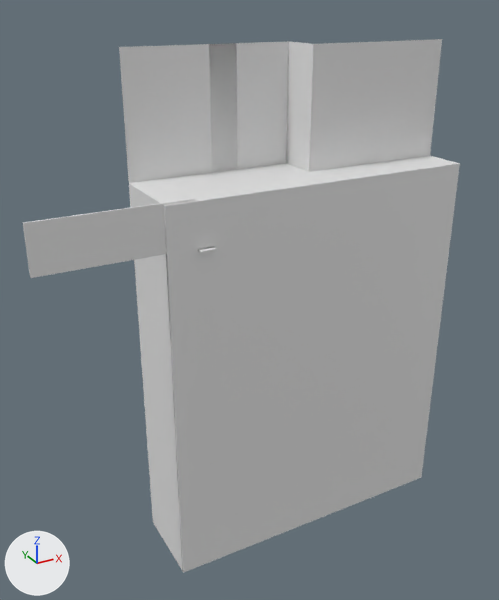
The Blender file old assets for blender file reasons/units/pd2_mod_zombies/architecture/zom_dah_roof/zom_dah_rooftop.blend, before and after one commit.
Before and after are seen from a 50 mm lens placed at (-32.9, -73.2, 28.2), pointed at (10.8, 6.4, -11.5). Arrows for +X, +Y and +Z are at lower left; the lights stay in place.

Names of what the first picture shows: 'c_box_007', 'co_culling', 'g_ext'.
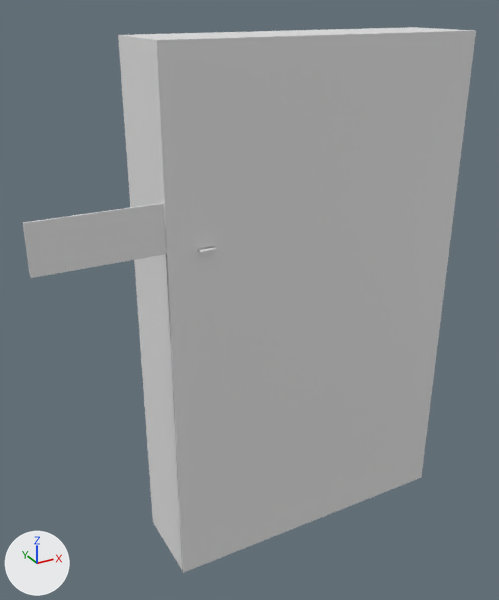
The edits, one by one:
me_co_culling has 8 vertices, 6 faces and spans x -4.0..42.0, y -0.2..12.0, z -50.0..6.0.
me_co_culling is used by ob_co_culling; location (0.0, 0.0, 0.0).
me_co_culling part 1: the whole mesh is scaled about its middle by (1, 1, 1.32), then moved by (0.0, 0.0, 9.0).
me_g_ext is used by ob_g_ext; location (0.0, 0.0, 0.0); rotation (0.0, 0.0, 1.571), in degrees (0, 0, 90).
me_g_ext had 110 vertices, 37 faces, 1 loose edge and spanned x 0.0..12.0, y -42.0..4.0, z -50.0..22.6.
me_g_ext now has 106 vertices, 74 faces, 1 loose edge and spans x 0.0..12.0, y -42.0..4.0, z -50.0..19.6.
me_g_ext part 2: 10 vertices moved from x 6.0..12.0, y -42.0..0.0, z 22.6 to x 6.0..12.0, y -42.0..0.0, z 19.6; 18 vertices removed from x 6.0..12.0, y -38.0..4.0, z 0.0..22.6; 14 vertices added at x 6.0..12.0, y -38.0..4.0, z 19.6.

Where the change shows, as pixel boxes (x1, y1, x2, y2) in the pictures (499 x 600 px; the box of a moved part takes in the faces that stretch with it):
'co_culling', mesh rescaled (8% wider, 31% taller)
    before: (129, 156, 460, 573)
    after: (118, 27, 476, 573)
part 2 of me_g_ext, moved or reshaped (not visible afterwards)
    before: (119, 39, 442, 181)
